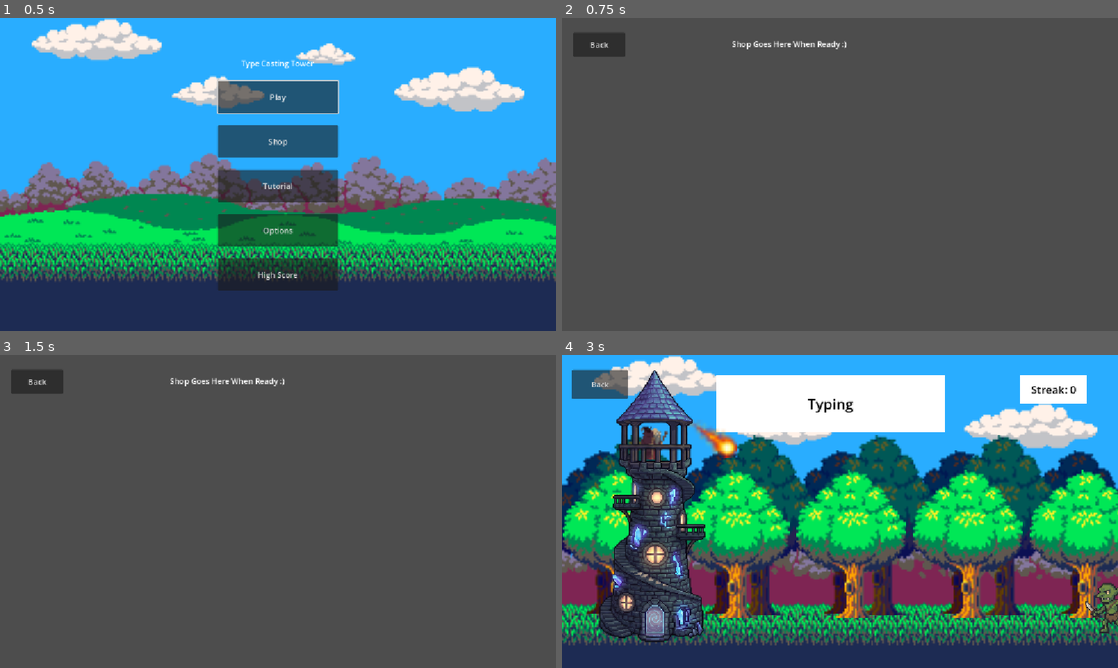
Above: before the commit, frames 1-4 (two rows, left to right).
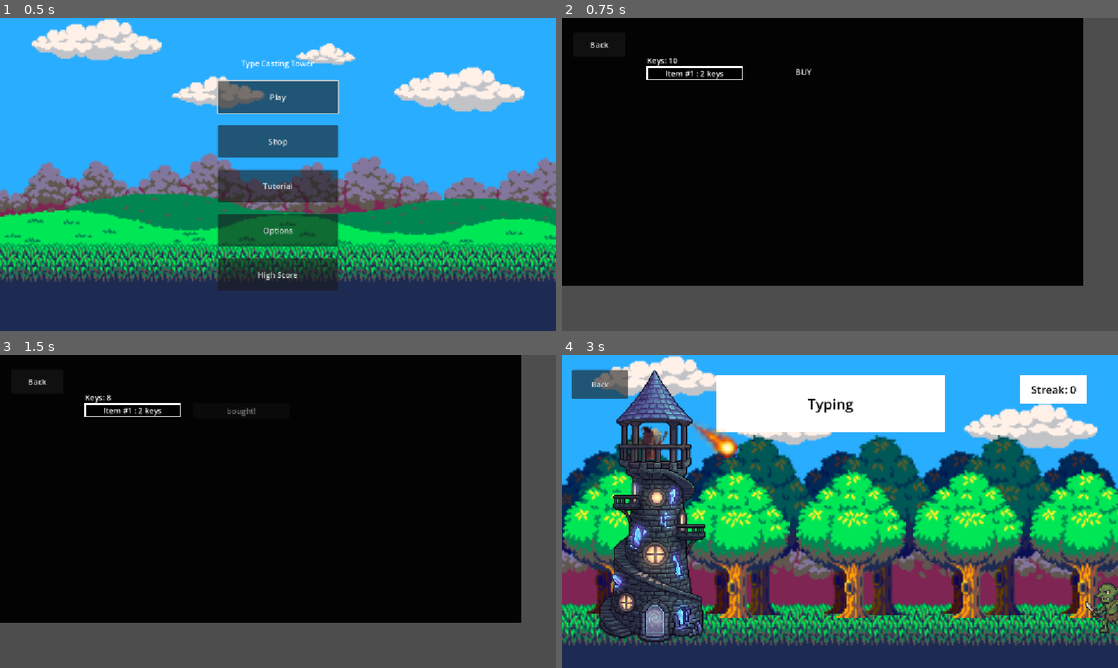
Above: after the commit, the same moments.

Repository: Lychiez/TypingTowerDefense
Game: Godot game, scene res://scenes/menus/main_menu.tscn
Two runs of this game, one before a commit and one after it. Both use one fixed random seed, a clock stepped at 60 frames per second and the inputs below. Sound files missing from this copy of the repository are replaced by a short silence.
Inputs (mouse positions are in pixels of both pictures, inside the frame that each line leads up to):
- Up to frame 1 (0.5 s): no input
- Up to frame 2 (0.75 s): click "Shop" at 0.5 s
- Up to frame 3 (1.5 s): click (239, 408) at 1.25 s, where only the run after the commit has a clickable "BUY"
- Up to frame 4 (3 s): click "Back" at 2 s; click "Play" at 2.75 s

Frame 1 is identical in both runs. In frame 2, 80% of the frame differs, in the area x 0-94%, y 0-86%; in frame 3, 80%; in frame 4, nothing differs.
Error in both runs: Invalid access to property or key 'area_entered' on a base object of type 'null instance'. (res://scenes/game/tower.gd:20)

Commit message:
Preserve shop purchases
Co-authored-by: Copilot <223556219+Copilot@users.noreply.github.com>

Diff:
--- /dev/null
+++ b/game/type-casting-tower/player_data.gd
@@ -0,0 +1,3 @@
+extends Node
+var keys: int = 10
+var shopRecord := ShopRecords.new()
--- a/game/type-casting-tower/project.godot
+++ b/game/type-casting-tower/project.godot
@@ -19,6 +19,7 @@
 
 MusicState="*uid://y5711nv4rl1b"
 ScoreManager="*uid://d17j2iovfeas7"
+PlayerData="*uid://ljnrmmgf6uwu"
 
 [display]
 
--- a/game/type-casting-tower/scenes/shop/shop.tscn
+++ b/game/type-casting-tower/scenes/shop/shop.tscn
@@ -1,8 +1,20 @@
 [gd_scene format=3 uid="uid://begokwvgr3efm"]
 
 [ext_resource type="Script" uid="uid://dgh6c1n6e78ts" path="res://scenes/shop/return_button.gd" id="1_0jbbo"]
-[ext_resource type="Script" uid="uid://cnljgval23awh" path="res://scenes/shop/shop_music.gd" id="1_7lxhl"]
+[ext_resource type="Script" uid="uid://ckvpitjvpsr5d" path="res://scenes/shop/shop_logic.gd" id="1_7lxhl"]
 [ext_resource type="AudioStream" uid="uid://c32nht6qutet1" path="res://assets/audio/From The Start - Laufey (shop theme).mp3" id="2_qaxay"]
+
+[sub_resource type="StyleBoxFlat" id="StyleBoxFlat_ctpgp"]
+bg_color = Color(0, 0, 0, 1)
+border_width_left = 3
+border_width_top = 3
+border_width_right = 3
+border_width_bottom = 3
+border_color = Color(1, 1, 1, 1)
+
+[sub_resource type="StyleBoxTexture" id="StyleBoxTexture_ptf86"]
+
+[sub_resource type="StyleBoxTexture" id="StyleBoxTexture_ge4d2"]
 
 [node name="Shop" type="Control" unique_id=1048750180]
 layout_mode = 3
@@ -13,13 +25,18 @@
 grow_vertical = 2
 script = ExtResource("1_7lxhl")
 
-[node name="Label" type="Label" parent="." unique_id=849692473]
+[node name="ColorRect" type="ColorRect" parent="." unique_id=38584739]
 layout_mode = 0
-offset_left = 352.0
-offset_top = 42.0
-offset_right = 589.0
-offset_bottom = 65.0
-text = "Shop Goes Here When Ready :)"
+offset_right = 1079.0
+offset_bottom = 555.0
+color = Color(0.012617188, 0.012617188, 0.012617188, 1)
+
+[node name="keys_label" type="Label" parent="." unique_id=849692473]
+layout_mode = 0
+offset_left = 176.0
+offset_top = 76.0
+offset_right = 413.0
+offset_bottom = 99.0
 
 [node name="ReturnButton" type="Button" parent="." unique_id=982213426]
 unique_name_in_owner = true
@@ -36,3 +53,49 @@
 unique_name_in_owner = true
 stream = ExtResource("2_qaxay")
 volume_db = -32.0
+
+[node name="MarginContainer" type="MarginContainer" parent="." unique_id=2120021373]
+layout_mode = 1
+anchors_preset = 15
+anchor_right = 1.0
+anchor_bottom = 1.0
+offset_left = 175.0
+offset_top = 100.0
+offset_right = -777.0
+offset_bottom = -245.0
+grow_horizontal = 2
+grow_vertical = 2
+
+[node name="ItemLister" type="VBoxContainer" parent="MarginContainer" unique_id=1898558579]
+layout_mode = 2
+
+[node name="Item #1" type="Label" parent="MarginContainer/ItemLister" unique_id=1576394335]
+layout_mode = 2
+theme_override_styles/normal = SubResource("StyleBoxFlat_ctpgp")
+text = "Item #1 : 2 keys"
+horizontal_alignment = 1
+
+[node name="MarginContainer2" type="MarginContainer" parent="." unique_id=2073675662]
+layout_mode = 1
+anchors_preset = 15
+anchor_right = 1.0
+anchor_bottom = 1.0
+offset_left = 400.0
+offset_top = 100.0
+offset_right = -552.0
+offset_bottom = -248.0
+grow_horizontal = 2
+grow_vertical = 2
+metadata/_edit_use_anchors_ = true
+
+[node name="VBoxContainer" type="VBoxContainer" parent="MarginContainer2" unique_id=1874580355]
+layout_mode = 2
+
+[node name="item #1 button" type="Button" parent="MarginContainer2/VBoxContainer" unique_id=1694427667]
+layout_mode = 2
+theme_override_constants/outline_size = 1
+theme_override_styles/normal = SubResource("StyleBoxTexture_ptf86")
+theme_override_styles/focus = SubResource("StyleBoxTexture_ge4d2")
+text = "BUY"
+
+[connection signal="pressed" from="MarginContainer2/VBoxContainer/item #1 button" to="." method="_on_item_1_button_pressed"]
--- /dev/null
+++ b/game/type-casting-tower/scenes/shop/shop_logic.gd
@@ -0,0 +1,17 @@
+extends Control
+@onready 	var keysLabel: Label = $keys_label
+@onready	var ItemButton: Button = $"MarginContainer2/VBoxContainer/item #1 button"
+var boughtItem: bool
+var shop_record: ShopRecords = PlayerData.shopRecord
+
+func _process(_delta: float) -> void:
+	keysLabel.text = "Keys: " + str(PlayerData.keys)
+	if shop_record.isBought:
+		ItemButton.text = "bought!"
+		ItemButton.disabled = true
+
+func _on_item_1_button_pressed() -> void:
+	if PlayerData.keys >= 2 and not shop_record.isBought:
+		PlayerData.keys -= 2
+		shop_record.isBought = true
+		print("Keys left: ", PlayerData.keys)
--- /dev/null
+++ b/game/type-casting-tower/shop_data.gd
@@ -0,0 +1,3 @@
+class_name ShopRecords
+extends Resource
+@export var isBought: bool = false
Not shown, added: game/type-casting-tower/player_data.gd.uid
Not shown, added: game/type-casting-tower/scenes/shop/shop_logic.gd.uid
Not shown, added: game/type-casting-tower/shop_data.gd.uid
